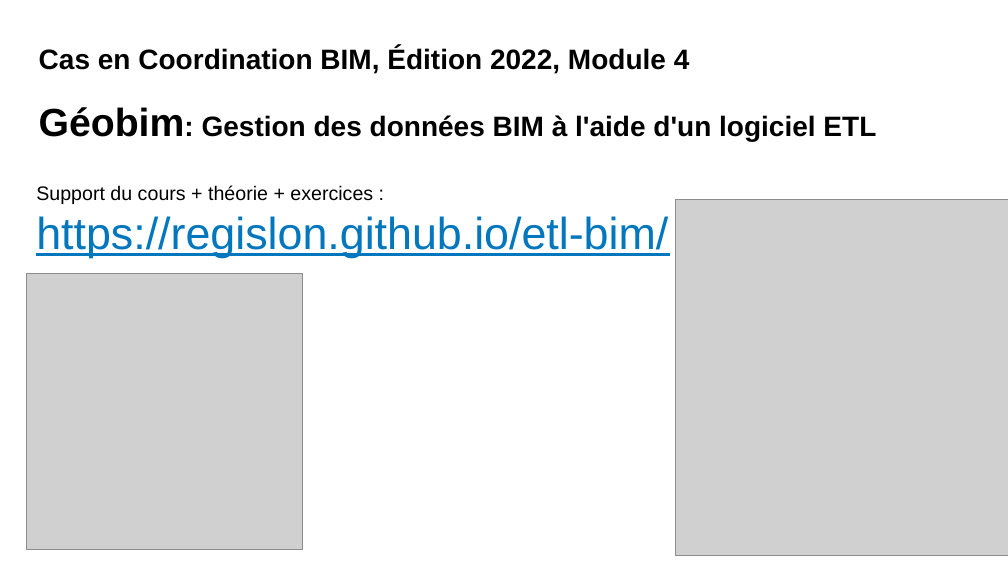
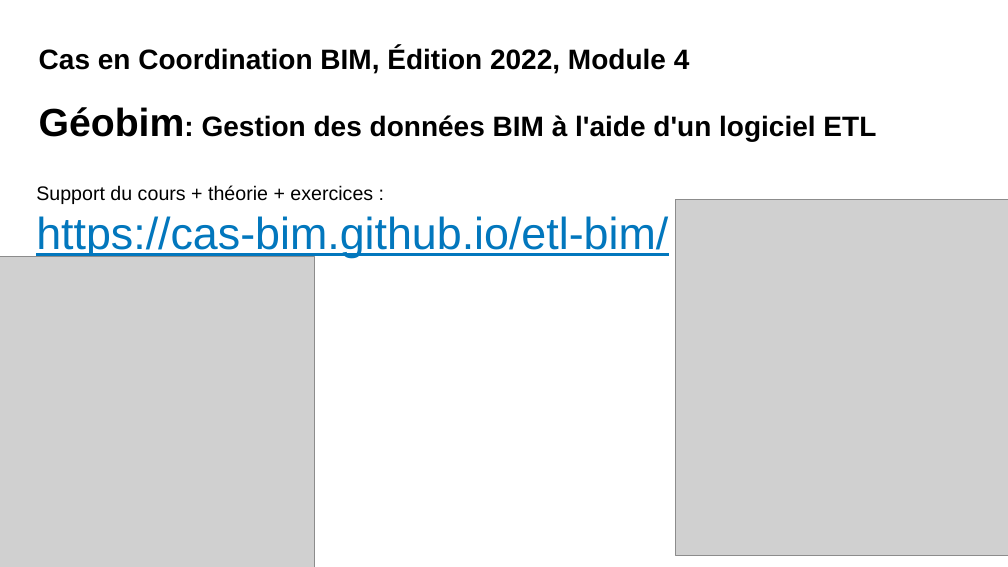
Before and after one commit to cas-bim/etl-bim, a slide deck: slide 1 of slides/3-exo.pptx. Drawn at 1008x567 pixels with LibreOffice and Linux fonts; fonts in the diff are those of the drawing; grey boxes stand for pictures. Boxes give left, top, right and bottom in pixels: in the first picture for what was removed or moved away, otherwise in the second. Text is boxed around its words. In the diff, an @@ line names an element or a change of style, - is before the commit and + after.

Commit message:
Update slides

```diff
--- a/slides/3-exo.pptx
+++ b/slides/3-exo.pptx
@@ text at bbox=[36, 216, 668, 258]: text changed @@
-https://regislon.github.io/etl-bim/
+https://cas-bim.github.io/etl-bim/
@@ picture: place and size @@
-picture at bbox=[26, 274, 302, 550]
+picture at bbox=[0, 257, 314, 567]
```
Also in this commit, not shown: 1 other slide changed, 3 other files.
